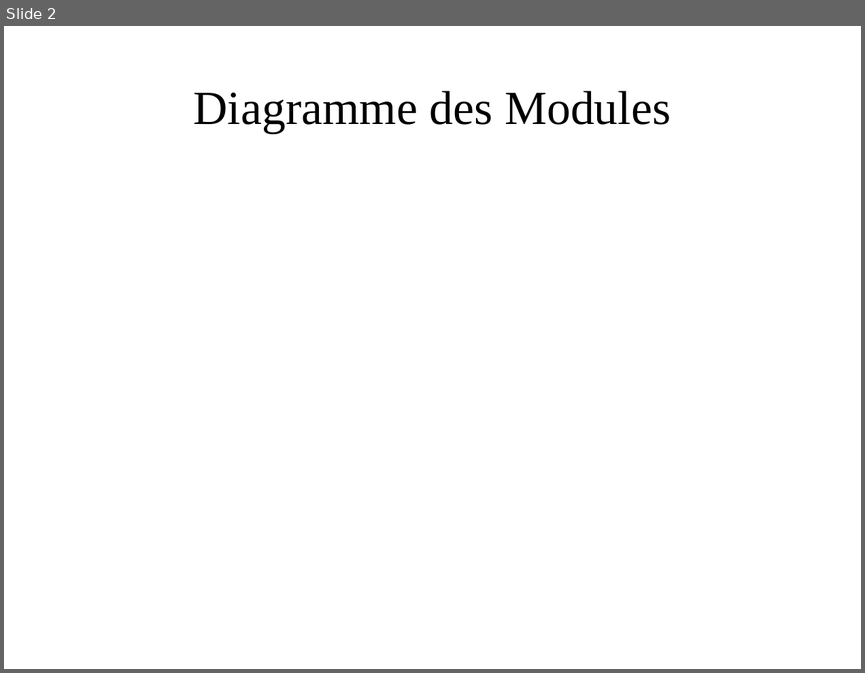
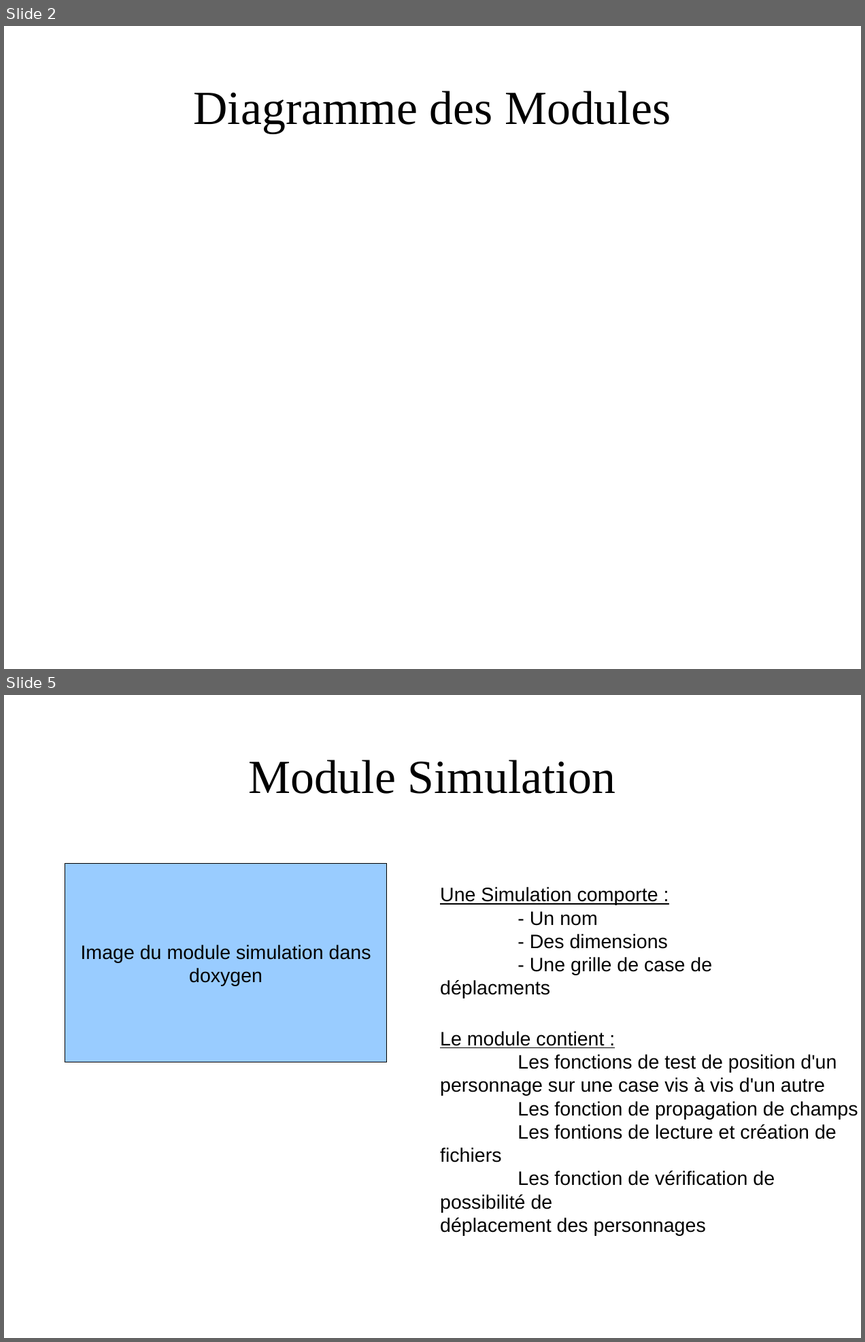
Before and after one commit to HijackHornet/Simulation-Zombies-Vs-Humains, a slide deck: doc/Présentation Projet LIF7.odp. Shown one above the other, each under a label of ours: slide 2 before the commit, slides 2 and 5 after it; the slides between them are not shown. The pictures are 865x673 and 865x1342 pixels, drawn with LibreOffice and Linux fonts; fonts in the diff are those of the drawing; background and template pictures are left out. Boxes give left, top, right and bottom in pixels: in the first picture for what was removed or moved away, otherwise in the second. Text is boxed around its words. In the diff, an @@ line names an element or a change of style, - is before the commit and + after.

```diff
--- a/doc/Présentation Projet LIF7.odp
+++ b/doc/Présentation Projet LIF7.odp
@@ slide 5 added at (4,695,861,1338), background picture (left out) @@
@@ title added at (248,760,616,794), 44 pt, text #000000 @@
+Module Simulation
@@ rectangle added at (65,864,387,1063), fill #99CCFF, outline #000000 0 pt, 18 pt, text #000000 @@
+Image du module simulation dans
+doxygen
@@ text added at (440,887,712,975), 18 pt, text #000000 @@
+Une Simulation comporte :
+- Un nom
+- Des dimensions
+- Une grille de case de déplacments
@@ text added at (440,1031,858,1236), 18 pt, text #000000 @@
+Le module contient :
+Les fonctions de test de position d'un
+personnage sur une case vis à vis d'un autre
+Les fonction de propagation de champs
+Les fontions de lecture et création de fichiers
+Les fonction de vérification de possibilité de
+déplacement des personnages
```
Also in this commit, not shown: 1 slide changed, 1 other slide added.
